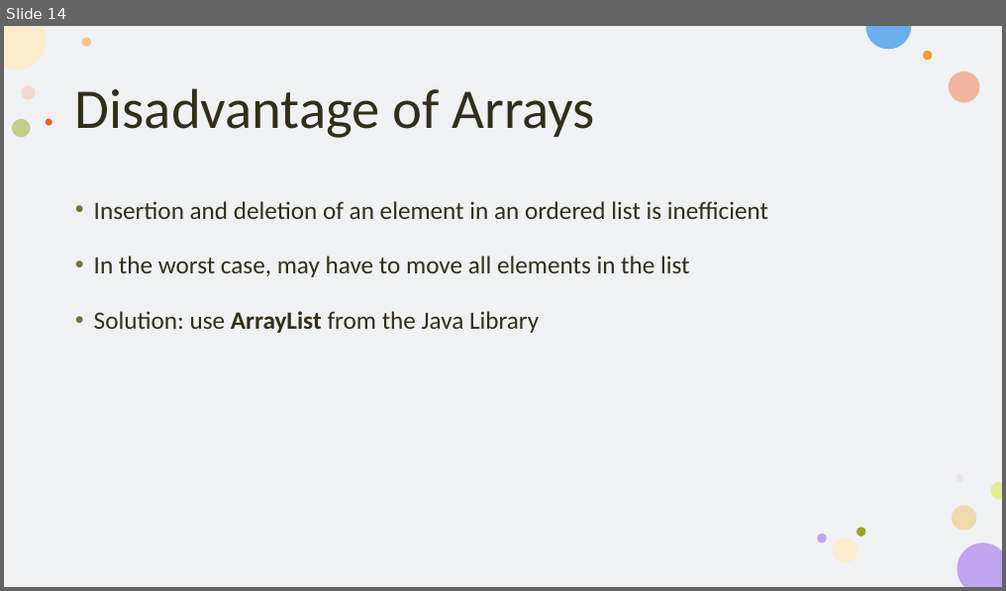
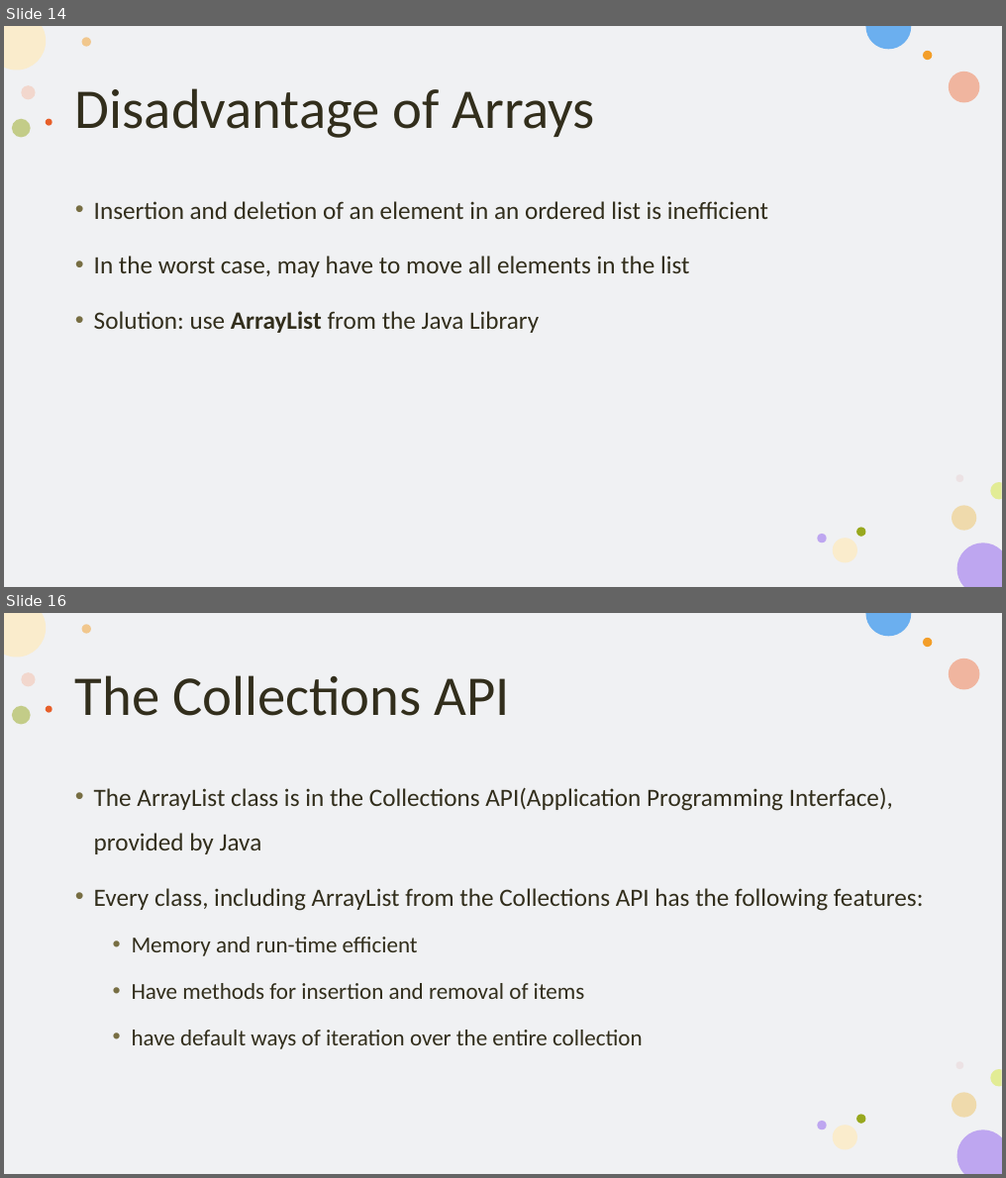
Before and after one commit to KarinaSang/Teaching, a slide deck: AP_Java/Week6/Week6.pptx. Shown one above the other, each under a label of ours: slide 14 before the commit, slides 14 and 16 after it; the slides between them are not shown. The pictures are 1006x591 and 1006x1178 pixels, drawn with LibreOffice and Linux fonts; fonts in the diff are those of the drawing. Boxes give left, top, right and bottom in pixels: in the first picture for what was removed or moved away, otherwise in the second. Text is boxed around its words. In the diff, an @@ line names an element or a change of style, - is before the commit and + after.

```diff
--- a/AP_Java/Week6/Week6.pptx
+++ b/AP_Java/Week6/Week6.pptx
@@ slide 16 added at [4,613,1002,1174], background #FFFFFF; not listed: 16 template elements that a slide beside it also shows @@
@@ title added at [75,675,510,716], 54 pt, text #322E1C @@
+The Collections API
@@ text added at [94,787,924,1050], 24 pt, text #322E1C @@
+• The ArrayList class is in the Collections API(Application Programming Interface), provided by Java
+• Every class, including ArrayList from the Collections API has the following features:
+  • Memory and run-time efficient
+  • Have methods for insertion and removal of items
+  • have default ways of iteration over the entire collection
```
Also in this commit, not shown: 2 slides changed, 8 other slides added, 5 slides removed, 45 other files.
